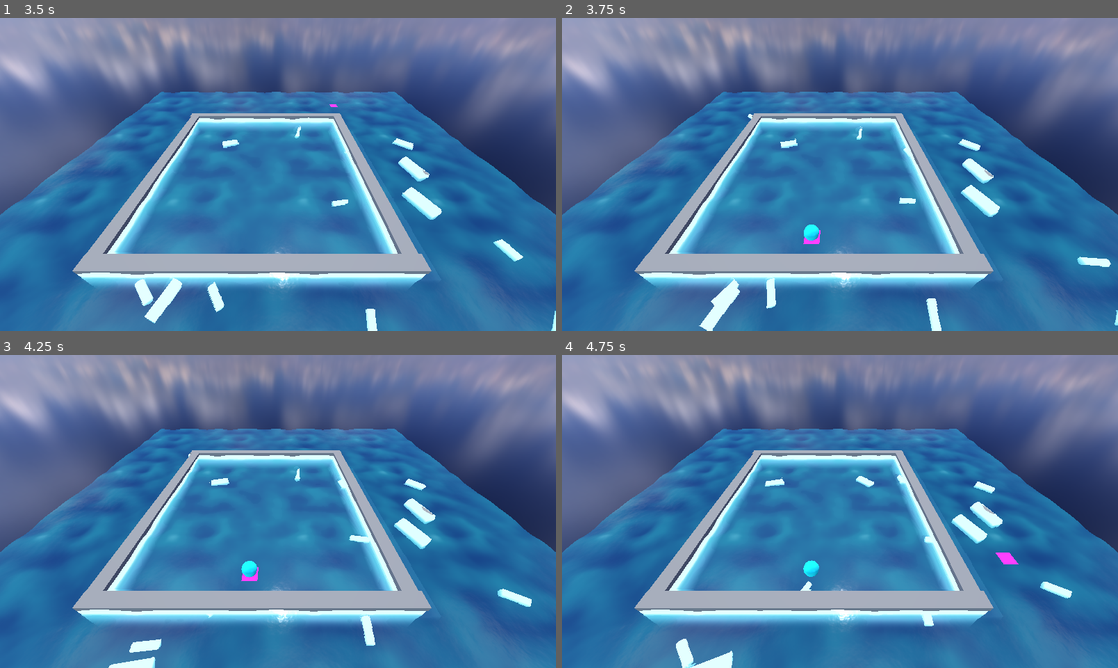
Above: before the commit, frames 1-4 (two rows, left to right).
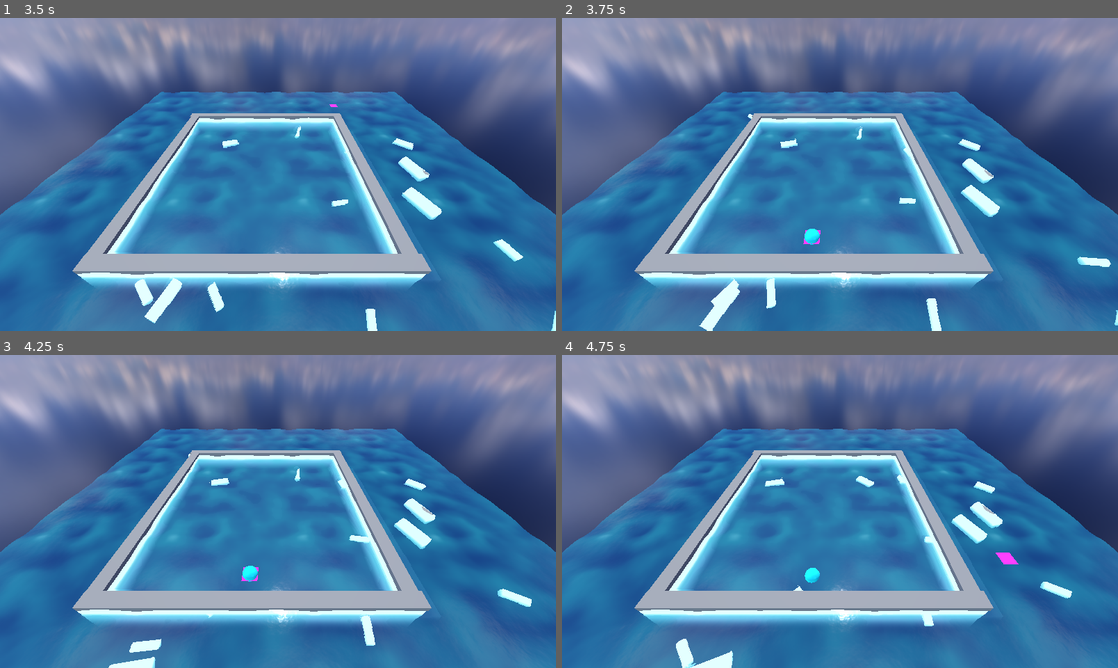
Above: after the commit, the same moments.

Repository: GoodGuyNoone/Juniper-Dev-Game-Jam
Game: Godot game, scene res://scenes/opening/splash.tscn
Two runs of this game, one before a commit and one after it. Both use one fixed random seed, a clock stepped at 60 frames per second and the inputs below.
Inputs (mouse positions are in pixels of both pictures, inside the frame that each line leads up to):
- Up to frame 1 (3.5 s): tap Enter (ui_accept) at 0.5, 0.77, 2.27 s; move the mouse to (400, 158) at 0.52 s; hold Right (ui_right) 0.53-1.25 s; click (400, 158) at 0.67 s; click "New Game" at 1.25 s; move the mouse to (166, 190) at 2.02 s; hold Down (ui_down) 2.03-2.78 s; move the mouse to (333, 105) at 2.77 s; hold Right (ui_right) from 2.78 s (still down)
- Up to frame 2 (3.75 s): move the mouse to (812, 237) at 3.52 s; release Right (ui_right) at 3.53 s; hold Up (ui_up) from 3.53 s (still down); click (812, 237) at 3.67 s
- Up to frame 3 (4.25 s): keep holding Up (ui_up); tap Enter (ui_accept) at 3.77 s
- Up to frame 4 (4.75 s): move the mouse to (1006, 558) at 4.27 s; release Up (ui_up) at 4.28 s; hold Left (ui_left) from 4.28 s (still down); tap Enter (ui_accept) at 4.52 s

Frame 1 is identical in both runs. In frame 2, 0.1% of the frame differs, in the area x 43-47%, y 66-73%; in frame 3, 0.1%; in frame 4, 0.2%, in the area x 41-47%, y 65-76%.

Commit message:
- fish biting logic

Diff:
--- a/project.godot
+++ b/project.godot
@@ -16,7 +16,7 @@
 
 config/name="Game Jam Template"
 run/main_scene="res://scenes/opening/splash.tscn"
-config/features=PackedStringArray("4.0")
+config/features=PackedStringArray("4.6")
 config/icon="res://icon.png"
 
 [autoload]
@@ -45,57 +45,57 @@
 
 ui_accept={
 "deadzone": 0.5,
-"events": [Object(InputEventKey,"resource_local_to_scene":fa …(174 unchanged characters)… l_keycode":0,"key_label":0,"unicode":0,"echo":false,"script":null)
-, Object(InputEventKey,"resource_local_to_scene":false,"reso …(165 unchanged characters)… l_keycode":0,"key_label":0,"unicode":0,"echo":false,"script":null)
-, Object(InputEventKey,"resource_local_to_scene":false,"resource_name":"","device":0,"window_id":0,"alt_pressed":false,"shift_pressed":false,"ctrl_pressed":false,"meta_pressed":false,"pressed":false,"keycode":32,"physical_keycode":0,"key_label":0,"unicode":32,"echo":false,"script":null)
+"events": [Object(InputEventKey,"resource_local_to_scene":fa …(174 unchanged characters)… l_keycode":0,"key_label":0,"unicode":0,"location":0,"echo":false,"script":null)
+, Object(InputEventKey,"resource_local_to_scene":false,"reso …(165 unchanged characters)… l_keycode":0,"key_label":0,"unicode":0,"location":0,"echo":false,"script":null)
+, Object(InputEventKey,"resource_local_to_scene":false,"resource_name":"","device":0,"window_id":0,"alt_pressed":false,"shift_pressed":false,"ctrl_pressed":false,"meta_pressed":false,"pressed":false,"keycode":32,"physical_keycode":0,"key_label":0,"unicode":32,"location":0,"echo":false,"script":null)
 , Object(InputEventJoypadButton,"resource_local_to_scene":false,"resource_name":"","device":-1,"button_index":0,"pressure":0.0,"pressed":true,"script":null)
 ]
 }
 ui_cancel={
 "deadzone": 0.5,
-"events": [Object(InputEventKey,"resource_local_to_scene":fa …(174 unchanged characters)… l_keycode":0,"key_label":0,"unicode":0,"echo":false,"script":null)
+"events": [Object(InputEventKey,"resource_local_to_scene":fa …(174 unchanged characters)… l_keycode":0,"key_label":0,"unicode":0,"location":0,"echo":false,"script":null)
 , Object(InputEventJoypadButton,"resource_local_to_scene":false,"resource_name":"","device":-1,"button_index":6,"pressure":0.0,"pressed":true,"script":null)
 ]
 }
 ui_page_up={
 "deadzone": 0.5,
-"events": [Object(InputEventKey,"resource_local_to_scene":fa …(174 unchanged characters)… l_keycode":0,"key_label":0,"unicode":0,"echo":false,"script":null)
+"events": [Object(InputEventKey,"resource_local_to_scene":fa …(174 unchanged characters)… l_keycode":0,"key_label":0,"unicode":0,"location":0,"echo":false,"script":null)
 , Object(InputEventJoypadButton,"resource_local_to_scene":false,"resource_name":"","device":-1,"button_index":9,"pressure":0.0,"pressed":true,"script":null)
 ]
 }
 ui_page_down={
 "deadzone": 0.5,
-"events": [Object(InputEventKey,"resource_local_to_scene":fa …(174 unchanged characters)… l_keycode":0,"key_label":0,"unicode":0,"echo":false,"script":null)
+"events": [Object(InputEventKey,"resource_local_to_scene":fa …(174 unchanged characters)… l_keycode":0,"key_label":0,"unicode":0,"location":0,"echo":false,"script":null)
 , Object(InputEventJoypadButton,"resource_local_to_scene":false,"resource_name":"","device":-1,"button_index":10,"pressure":0.0,"pressed":true,"script":null)
 ]
 }
 move_up={
 "deadzone": 0.5,
-"events": [Object(InputEventKey,"resource_local_to_scene":fa …(169 unchanged characters)… _keycode":87,"key_label":0,"unicode":0,"echo":false,"script":null)
+"events": [Object(InputEventKey,"resource_local_to_scene":fa …(169 unchanged characters)… _keycode":87,"key_label":0,"unicode":0,"location":0,"echo":false,"script":null)
 , Object(InputEventJoypadMotion,"resource_local_to_scene":false,"resource_name":"","device":-1,"axis":1,"axis_value":-1.0,"script":null)
 ]
 }
 move_down={
 "deadzone": 0.5,
-"events": [Object(InputEventKey,"resource_local_to_scene":fa …(172 unchanged characters)… eycode":83,"key_label":0,"unicode":115,"echo":false,"script":null)
+"events": [Object(InputEventKey,"resource_local_to_scene":fa …(172 unchanged characters)… eycode":83,"key_label":0,"unicode":115,"location":0,"echo":false,"script":null)
 , Object(InputEventJoypadMotion,"resource_local_to_scene":false,"resource_name":"","device":-1,"axis":1,"axis_value":1.0,"script":null)
 ]
 }
 move_left={
 "deadzone": 0.5,
-"events": [Object(InputEventKey,"resource_local_to_scene":fa …(171 unchanged characters)… keycode":65,"key_label":0,"unicode":97,"echo":false,"script":null)
+"events": [Object(InputEventKey,"resource_local_to_scene":fa …(171 unchanged characters)… keycode":65,"key_label":0,"unicode":97,"location":0,"echo":false,"script":null)
 , Object(InputEventJoypadMotion,"resource_local_to_scene":false,"resource_name":"","device":-1,"axis":0,"axis_value":-1.0,"script":null)
 ]
 }
 move_right={
 "deadzone": 0.5,
-"events": [Object(InputEventKey,"resource_local_to_scene":fa …(172 unchanged characters)… eycode":68,"key_label":0,"unicode":100,"echo":false,"script":null)
+"events": [Object(InputEventKey,"resource_local_to_scene":fa …(172 unchanged characters)… eycode":68,"key_label":0,"unicode":100,"location":0,"echo":false,"script":null)
 , Object(InputEventJoypadMotion,"resource_local_to_scene":false,"resource_name":"","device":-1,"axis":0,"axis_value":1.0,"script":null)
 ]
 }
 interact={
 "deadzone": 0.5,
-"events": [Object(InputEventKey,"resource_local_to_scene":fa …(172 unchanged characters)… eycode":69,"key_label":0,"unicode":101,"echo":false,"script":null)
+"events": [Object(InputEventKey,"resource_local_to_scene":fa …(172 unchanged characters)… eycode":69,"key_label":0,"unicode":101,"location":0,"echo":false,"script":null)
 , Object(InputEventJoypadButton,"resource_local_to_scene":false,"resource_name":"","device":-1,"button_index":0,"pressure":0.0,"pressed":true,"script":null)
 ]
 }
--- a/scenes/game_scene/game.tscn
+++ b/scenes/game_scene/game.tscn
@@ -8,7 +8,8 @@
 [ext_resource type="PackedScene" uid="uid://buqv6vkxbadfh" path="res://scenes/gameplay/world/pool.tscn" id="4_o347i"]
 [ext_resource type="Script" uid="uid://cxk8077hy27md" path="res://scripts/gameplay/controllers/ray_cast_mouse_controller.gd" id="6_wedpv"]
 [ext_resource type="PackedScene" uid="uid://qrhryg6uihmx" path="res://scenes/gameplay/world/buoy.tscn" id="7_wedpv"]
-[ext_resource type="Script" uid="uid://ypig5c3ypcht" path="res://scripts/gameplay/world/fish_coordinator.gd" id="8_oxnsv"]
+[ext_resource type="Script" uid="uid://ypig5c3ypcht" path="res://scripts/gameplay/controllers/fish_coordinator.gd" id="8_oxnsv"]
+[ext_resource type="Script" uid="uid://duo2mgjedbqhj" path="res://scripts/gameplay/controllers/game_controller.gd" id="10_lnrhe"]
 
 [sub_resource type="PanoramaSkyMaterial" id="PanoramaSkyMaterial_7ulqd"]
 panorama = ExtResource("3_700et")
@@ -63,3 +64,7 @@
 script = ExtResource("8_oxnsv")
 fish_scene = ExtResource("4_fhy3a")
 fish_container = NodePath("../../World/FishContainer")
+
+[node name="GameController" type="Node" parent="Controllers" unique_id=401909138 node_paths=PackedStringArray("fish_coordinator")]
+script = ExtResource("10_lnrhe")
+fish_coordinator = NodePath("../FishCoordinator")
--- a/scenes/gameplay/world/buoy.tscn
+++ b/scenes/gameplay/world/buoy.tscn
@@ -7,8 +7,7 @@
 
 [node name="Buoy" type="Node3D" unique_id=1926507034]
 script = ExtResource("1_506yy")
-bob_height = 0.05
-bob_speed = 1.5
+bob_speed = 5.0
 
 [node name="Visuals" type="Node3D" parent="." unique_id=372540036]
 unique_name_in_owner = true
--- /dev/null
+++ b/scripts/gameplay/controllers/game_controller.gd
@@ -0,0 +1,13 @@
+class_name GameController
+extends Node
+
+
+@export var fish_coordinator: FishCoordinator
+
+
+func _ready() -> void:
+	fish_coordinator.fish_bitten.connect(_on_fish_bitten)
+
+
+func _on_fish_bitten(fish: Fish) -> void:
+	print("Fish bitten: %s %.2f kg" % [fish.fish_type, fish.weight])
--- a/scripts/gameplay/world/buoy.gd
+++ b/scripts/gameplay/world/buoy.gd
@@ -8,7 +8,7 @@
 @export var bob_speed: float = 2
 
 var is_casted: bool = false
-var _base_y := 0.0
+var _base_visuals_y := 0.0
 var _time_passed := 0.0
 
 @onready var visuals: Node3D = $Visuals
@@ -19,17 +19,16 @@
 		return
 
 	_time_passed += delta
-	visuals.position.y = _base_y + sin(_time_passed * bob_speed) * bob_height
+	visuals.position.y = _base_visuals_y + sin(_time_passed * bob_speed) * bob_height
 
 
 func land_at(world_position: Vector3) -> void:
 	global_position = world_position
-	_base_y = global_position.y
+	_base_visuals_y = visuals.position.y
 	is_casted = true
 	visible = true
 	landed.emit(self)
 	_time_passed = 0.0
-
 
 
 func retrieve() -> void:
--- a/scripts/gameplay/world/fish.gd
+++ b/scripts/gameplay/world/fish.gd
@@ -99,12 +99,15 @@
 		release()
 		return
 
+	var to_buoy := target_buoy.global_position - global_position
+	to_buoy.y = 0
+
 	target_position = target_buoy.global_position
+	target_position.y = global_position.y
 	_swim_toward(target_position, chase_speed, delta)
 
-	if global_position.distance_to(target_position) <= bite_distance:
-		state = State.BITE
-		bitten.emit(self)
+	if to_buoy.length() <= bite_distance:
+		_bite()
 
 
 func _swim_toward(target: Vector3, speed: float, delta: float) -> void:
@@ -136,3 +139,8 @@
 		return
 
 	visuals.scale = Vector3.ONE * visual_scale
+
+
+func _bite() -> void:
+	state = State.BITE
+	bitten.emit(self)
Renamed: scripts/gameplay/world/fish_coordinator.gd -> scripts/gameplay/controllers/fish_coordinator.gd
Renamed: scripts/gameplay/world/fish_coordinator.gd.uid -> scripts/gameplay/controllers/fish_coordinator.gd.uid
Not shown, added: scripts/gameplay/controllers/game_controller.gd.uid
